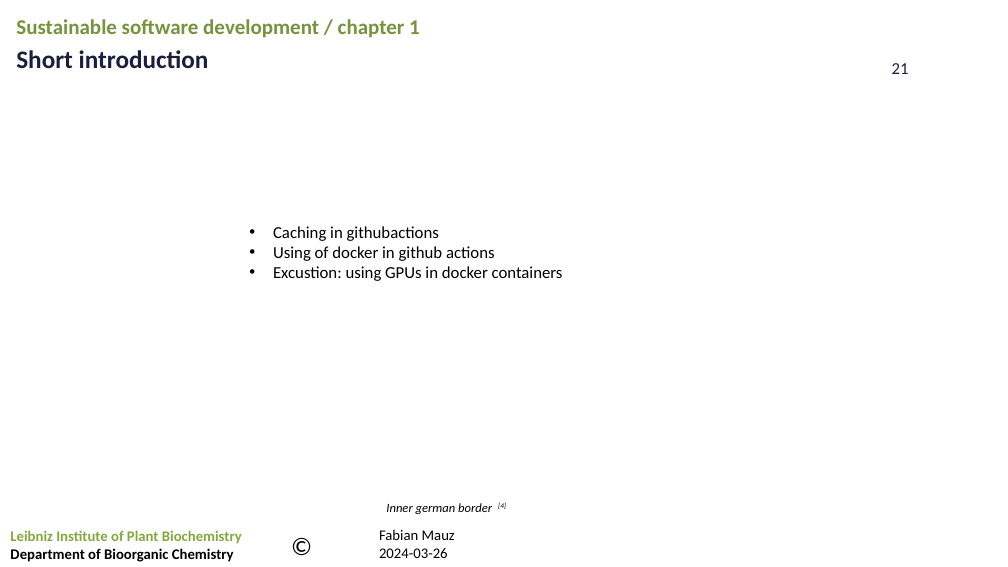
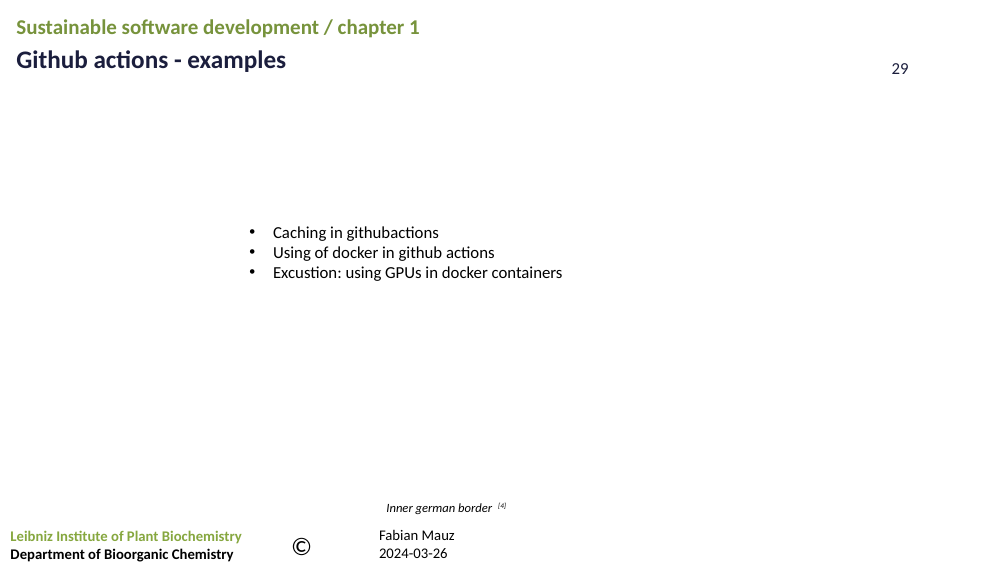
Before and after one commit to FabianMauz/talks_and_lessons, a slide deck: slide 29 of 20241021_api_and_architecture/20241021_api_and_softwarearchitecture.pptx (slide 21 before the commit). Drawn at 1008x567 pixels with LibreOffice and Linux fonts; fonts in the diff are those of the drawing; background and template pictures are left out. Boxes give left, top, right and bottom in pixels: in the first picture for what was removed or moved away, otherwise in the second. Text is boxed around its words. In the diff, an @@ line names an element or a change of style, - is before the commit and + after.

```diff
--- a/20241021_api_and_architecture/20241021_api_and_softwarearchitecture.pptx
+++ b/20241021_api_and_architecture/20241021_api_and_softwarearchitecture.pptx
@@ text at bbox=[16, 50, 286, 72]: text changed @@
-Short introduction
+Github actions - examples
@@ page number at bbox=[892, 63, 909, 74]: text changed @@
-21
+29
```
Also in this commit, not shown: 5 other slides changed, 8 slides added.
